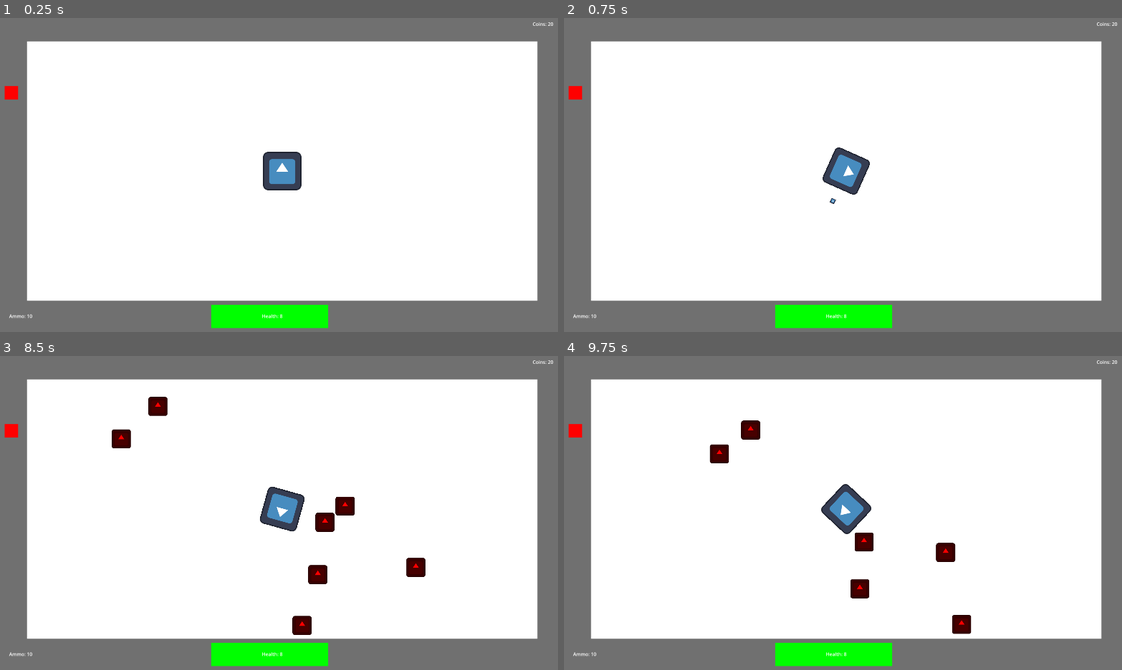
Above: before the commit, frames 1-4 (two rows, left to right).
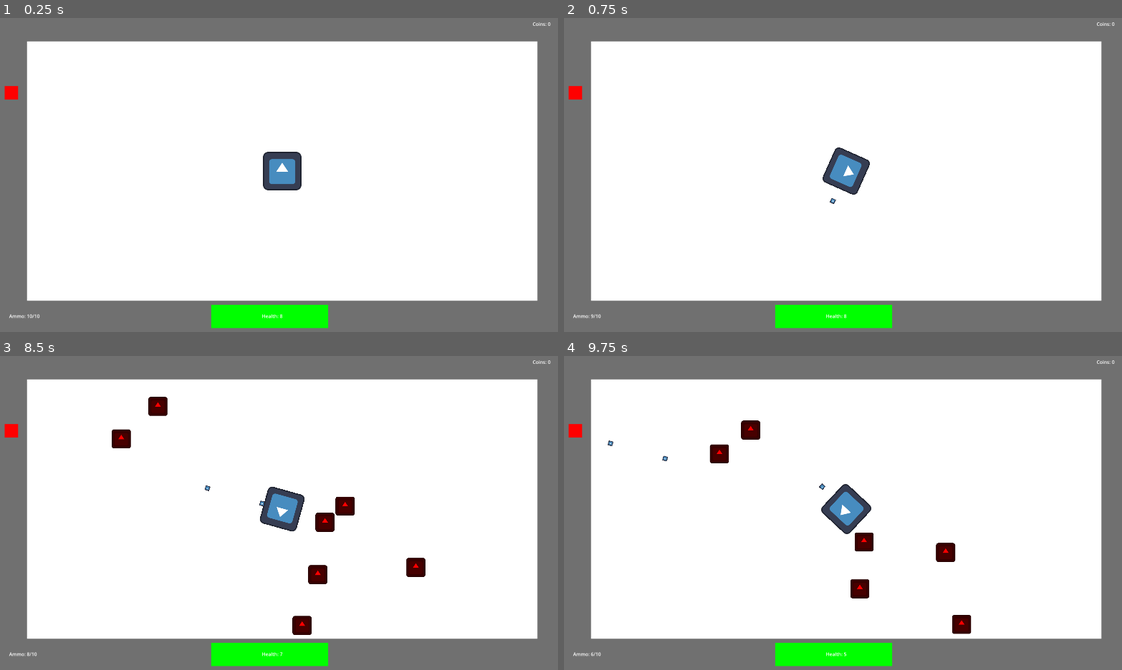
Above: after the commit, the same moments.

Repository: papaya19/One-Trick-Pony
Game: Godot game, scene res://Scenes/level.tscn
The game is run twice, just before and just after one commit, with the same random seed, the same clock (stepped at 60 frames per second) and the same inputs. The engine's default icon, where the game draws it, is replaced by a stand-in: a white triangle on a blue panel in a dark square.
Inputs (mouse positions are in pixels of both pictures, inside the frame that each line leads up to):
- Up to frame 1 (0.25 s): no input
- Up to frame 2 (0.75 s): tap Enter at 0.5 s; move the mouse to (815, 234) at 0.52 s; press the mouse at (815, 234) at 0.53 s
- Up to frame 3 (8.5 s): move the mouse to (451, 556) at 1.27 s; release the mouse at (451, 556) at 1.28 s; click (451, 556) at 1.35 s; move the mouse to (111, 459) at 2.02 s; press the mouse at (111, 459) at 2.03 s; move the mouse to (312, 509) at 2.77 s; release the mouse at (312, 509) at 2.78 s; click (312, 509) at 2.85 s; move the mouse to (195, 428) at 3.52 s; press the mouse at (195, 428) at 3.53 s; right-click (195, 428) at 4.15 s; move the mouse to (407, 494) at 4.27 s; release the mouse at (407, 494) at 4.28 s; click (407, 494) at 4.35 s; move the mouse to (167, 525) at 5.02 s; press the mouse at (167, 525) at 5.03 s; move the mouse to (340, 437) at 5.77 s; release the mouse at (340, 437) at 5.78 s; click (340, 437) at 5.85 s; move the mouse to (251, 572) at 6.52 s; press the mouse at (251, 572) at 6.53 s; move the mouse to (451, 556) at 7.27 s; release the mouse at (451, 556) at 7.28 s; click (451, 556) at 7.35 s; move the mouse to (111, 459) at 8.02 s; press the mouse at (111, 459) at 8.03 s
- Up to frame 4 (9.75 s): move the mouse to (876, 509) at 8.77 s; release the mouse at (876, 509) at 8.78 s; click (876, 509) at 8.85 s; move the mouse to (759, 428) at 9.52 s; press the mouse at (759, 428) at 9.53 s

The runs differ from the first frame. In frame 1, less than 0.1% of the frame differs, in the area x 5-100%, y 1-96%; in frame 2, less than 0.1%; in frame 3, less than 0.1%; in frame 4, less than 0.1%, in the area x 4-100%, y 1-96%.

Commit message:
made HUD show proper values
a likely cover up

Diff:
--- a/Godot Project Files/Ignore/global.tscn
+++ b/Godot Project Files/Ignore/global.tscn
@@ -1,7 +1,7 @@
 [gd_scene format=3 uid="uid://ppsdqblm062y"]
 
 [ext_resource type="Script" uid="uid://1a46fps04g5s" path="res://Scripts/global.gd" id="1_uoijj"]
-[ext_resource type="PackedScene" uid="uid://xemiier5q1s5" path="res://Ignore/hud.tscn" id="1_yl8w0"]
+[ext_resource type="PackedScene" uid="uid://xemiier5q1s5" path="res://Scenes/hud.tscn" id="1_yl8w0"]
 [ext_resource type="PackedScene" uid="uid://dbtck1hfeoxfx" path="res://Ignore/menu.tscn" id="2_pklo1"]
 [ext_resource type="PackedScene" uid="uid://dk4cxufl7vrqi" path="res://Ignore/upgrades.tscn" id="3_6sv3n"]
 
--- a/Godot Project Files/Ignore/hud.tscn
+++ b/Godot Project Files/Scenes/hud.tscn
@@ -1,6 +1,7 @@
 [gd_scene format=3 uid="uid://xemiier5q1s5"]
 
-[ext_resource type="Texture2D" uid="uid://t6tei14qfrb3" path="res://Assets/Overlay Placeholder.png" id="1_45lgv"]
+[ext_resource type="Texture2D" uid="uid://t6tei14qfrb3" path="res://Assets/Overlay Placeholder.png" id="1_e0onf"]
+[ext_resource type="Script" uid="uid://hy7d77ks51tc" path="res://Scripts/hud.gd" id="1_fccik"]
 
 [node name="HUD" type="Control" unique_id=1087313395]
 layout_mode = 3
@@ -9,28 +10,31 @@
 anchor_bottom = 1.0
 grow_horizontal = 2
 grow_vertical = 2
+script = ExtResource("1_fccik")
 
 [node name="TextureRect" type="TextureRect" parent="." unique_id=2115182615 groups=["bullet"]]
 layout_mode = 0
 offset_right = 1920.0
 offset_bottom = 1080.0
-texture = ExtResource("1_45lgv")
+texture = ExtResource("1_e0onf")
 
-[node name="Label" type="Label" parent="." unique_id=166411888]
+[node name="Ammo" type="Label" parent="." unique_id=166411888]
 layout_mode = 0
 offset_left = 45.0
 offset_top = 1015.0
 offset_right = 123.0
 offset_bottom = 1038.0
-text = "Ammo: 10"
+text = "Ammo: Null"
+horizontal_alignment = 1
+vertical_alignment = 1
 
-[node name="Label2" type="Label" parent="." unique_id=1329355091]
+[node name="Coins" type="Label" parent="." unique_id=1329355091]
 layout_mode = 0
 offset_left = 1799.0
 offset_top = 35.0
 offset_right = 1860.0
 offset_bottom = 58.0
-text = "Coins: 20"
+text = "Coins: Null"
 
 [node name="ColorRect" type="ColorRect" parent="." unique_id=832035865]
 layout_mode = 0
@@ -40,10 +44,10 @@
 offset_bottom = 1067.0
 color = Color(0, 1, 0, 1)
 
-[node name="Label3" type="Label" parent="." unique_id=640499318]
+[node name="Health" type="Label" parent="." unique_id=640499318]
 layout_mode = 0
 offset_left = 892.0
 offset_top = 1015.0
 offset_right = 962.0
 offset_bottom = 1038.0
-text = "Health: 8"
+text = "Health: Null"
--- a/Godot Project Files/Scripts/global.gd
+++ b/Godot Project Files/Scripts/global.gd
@@ -2,12 +2,7 @@
 
 signal player_take_damage(damage_amount: int)
 @export var player_health = 8
-
-# Called when the node enters the scene tree for the first time.
-func _ready() -> void:
-	pass # Replace with function body.
-
-
-# Called every frame. 'delta' is the elapsed time since the previous frame.
-func _process(delta: float) -> void:
-	pass
+@export var magazine_size = 10
+@export var coin_count = 0
+var bullet_count = 10
+var reloading = false
--- a/Godot Project Files/Scripts/gun.gd
+++ b/Godot Project Files/Scripts/gun.gd
@@ -2,26 +2,26 @@
 
 const bullet = preload("res://Scenes/bullet.tscn")
 var can_shoot = true
-var magazine_size = 10
-var bullet_count = 10
 var reload_time = 2
 var shooting_speed = 0.3
 
 
 func _process(delta: float) -> void:
 	look_at(get_global_mouse_position())
-	if Input.is_action_just_pressed("reload") and not Input.is_action_pressed("shoot") and bullet_count != magazine_size:
+	if (Input.is_action_just_pressed("reload") or Global.bullet_count == 0) and not Input.is_action_pressed("shoot") and Global.bullet_count != Global.magazine_size and not Global.reloading:
+		Global.reloading = true
 		can_shoot = false
 		await get_tree().create_timer(reload_time).timeout
-		bullet_count = magazine_size
+		Global.bullet_count = Global.magazine_size
 		can_shoot = true
+		Global.reloading = false
 
 	if Input.is_action_pressed("shoot") and can_shoot:
 		can_shoot = false
 		shoot()
-		bullet_count = bullet_count - 1
+		Global.bullet_count = Global.bullet_count - 1
 		await get_tree().create_timer(shooting_speed).timeout
-		if bullet_count != 0:
+		if Global.bullet_count != 0:
 			can_shoot = true
 
 
--- /dev/null
+++ b/Godot Project Files/Scripts/hud.gd
@@ -0,0 +1,19 @@
+extends Control
+
+@onready var label_ammo = $Ammo
+@onready var label_health = $Health
+@onready var label_coins = $Coins
+
+func _process(delta: float) -> void:
+	if Global.reloading:
+		label_ammo.text = "Reloading"
+	else:
+		label_ammo.text = "Ammo: " + str(Global.bullet_count) + "/" + str(Global.magazine_size)
+
+	if Global.player_health == 0:
+		label_health.text = "Dead"
+	else:
+		label_health.text = "Health: " + str(Global.player_health)
+	label_health.text = "Health: " + str(Global.player_health)
+
+	label_coins.text = "Coins: " + str(Global.coin_count)
Not shown, added: Godot Project Files/Scripts/hud.gd.uid
